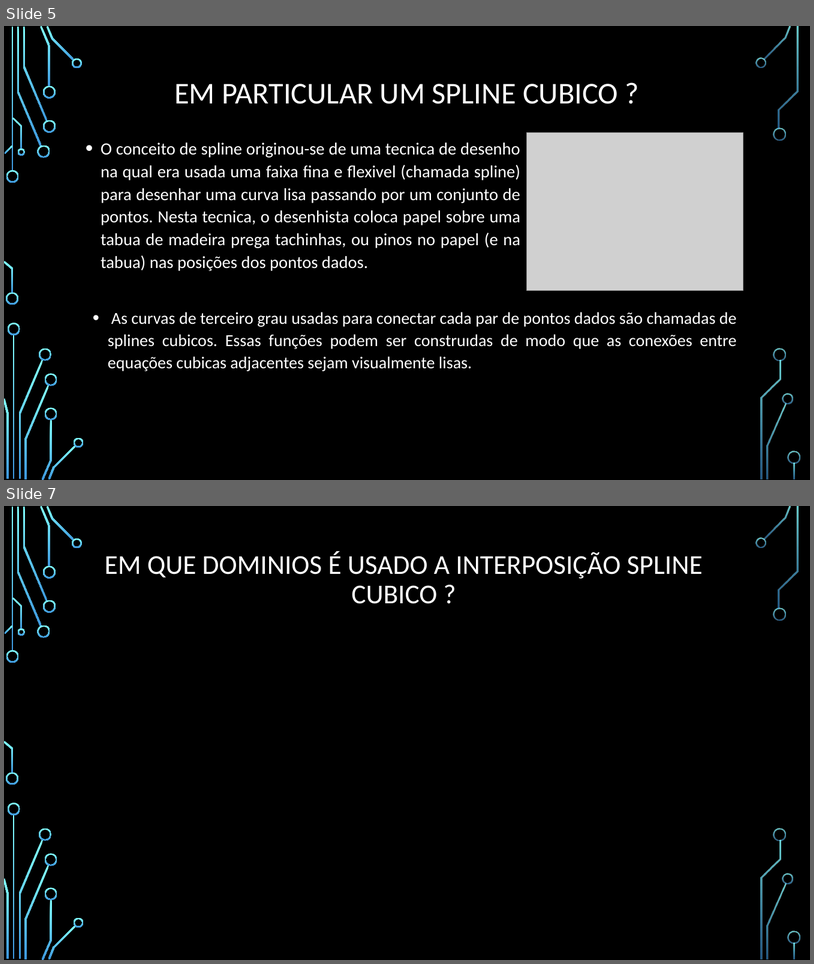
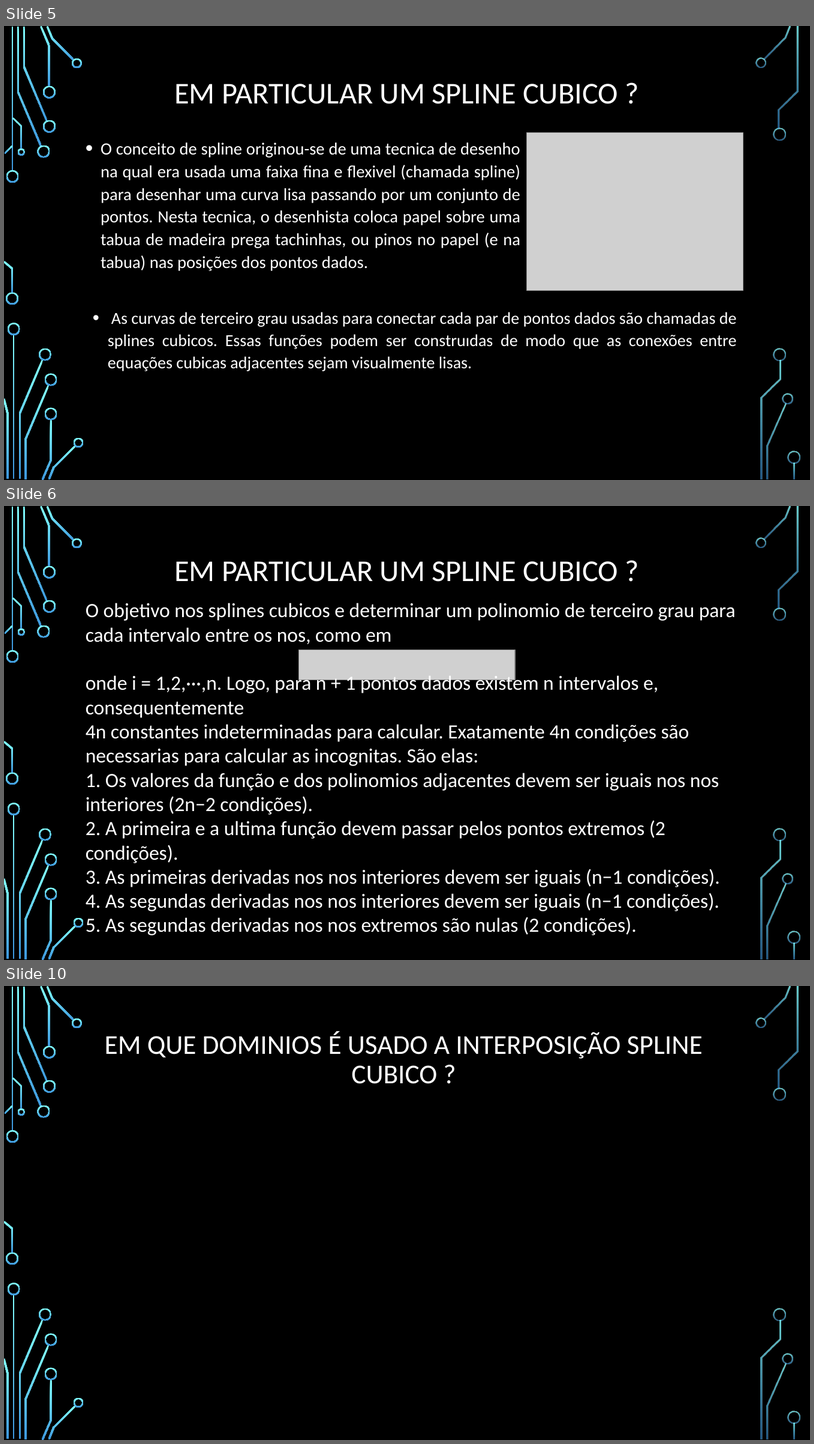
Before and after one commit to IbukunChife/AlgebraLine, a slide deck: RechercheInterpolaçãoSpline/InterpolaçãoSplineCubica.pptx. Shown one above the other, each under a label of ours: slides 5 and 7 before the commit, slides 5, 6 and 10 after it; the slides between them are not shown. The pictures are 814x964 and 814x1444 pixels, drawn with LibreOffice and Linux fonts; fonts in the diff are those of the drawing; grey boxes stand for pictures; background and template pictures are left out. Boxes give left, top, right and bottom in pixels: in the first picture for what was removed or moved away, otherwise in the second. Text is boxed around its words. In the diff, an @@ line names an element or a change of style, - is before the commit and + after.

```diff
--- a/RechercheInterpolaçãoSpline/InterpolaçãoSplineCubica.pptx
+++ b/RechercheInterpolaçãoSpline/InterpolaçãoSplineCubica.pptx
@@ slide 6 added at [4,506,810,960], background picture (left out); not listed: 36 template elements that a slide beside it also shows @@
@@ title added at [174,561,618,582], 36 pt, text #FFFFFF @@
+EM PARTICULAR UM SPLINE CUBICO ?
@@ text added at [86,603,736,935], 24 pt, text #FFFFFF @@
+O objetivo nos splines cubicos e determinar um polinomio de terceiro grau para cada intervalo entre os nos, como em
+onde i = 1,2,···,n. Logo, para n + 1 pontos dados existem n intervalos e, consequentemente
+4n constantes indeterminadas para calcular. Exatamente 4n condições são necessarias para calcular as incognitas. São elas:
+1. Os valores da função e dos polinomios adjacentes devem ser iguais nos nos interiores (2n−2 condições).
+2. A primeira e a ultima função devem passar pelos pontos extremos (2 condições).
+3. As primeiras derivadas nos nos interiores devem ser iguais (n−1 condições).
+4. As segundas derivadas nos nos interiores devem ser iguais (n−1 condições).
+5. As segundas derivadas nos nos extremos são nulas (2 condições).
@@ picture added at [299,650,516,679] @@
@@ what was slide 7 is now slide 10 @@
```
Also in this commit, not shown: 1 slide changed, 2 other slides added.
